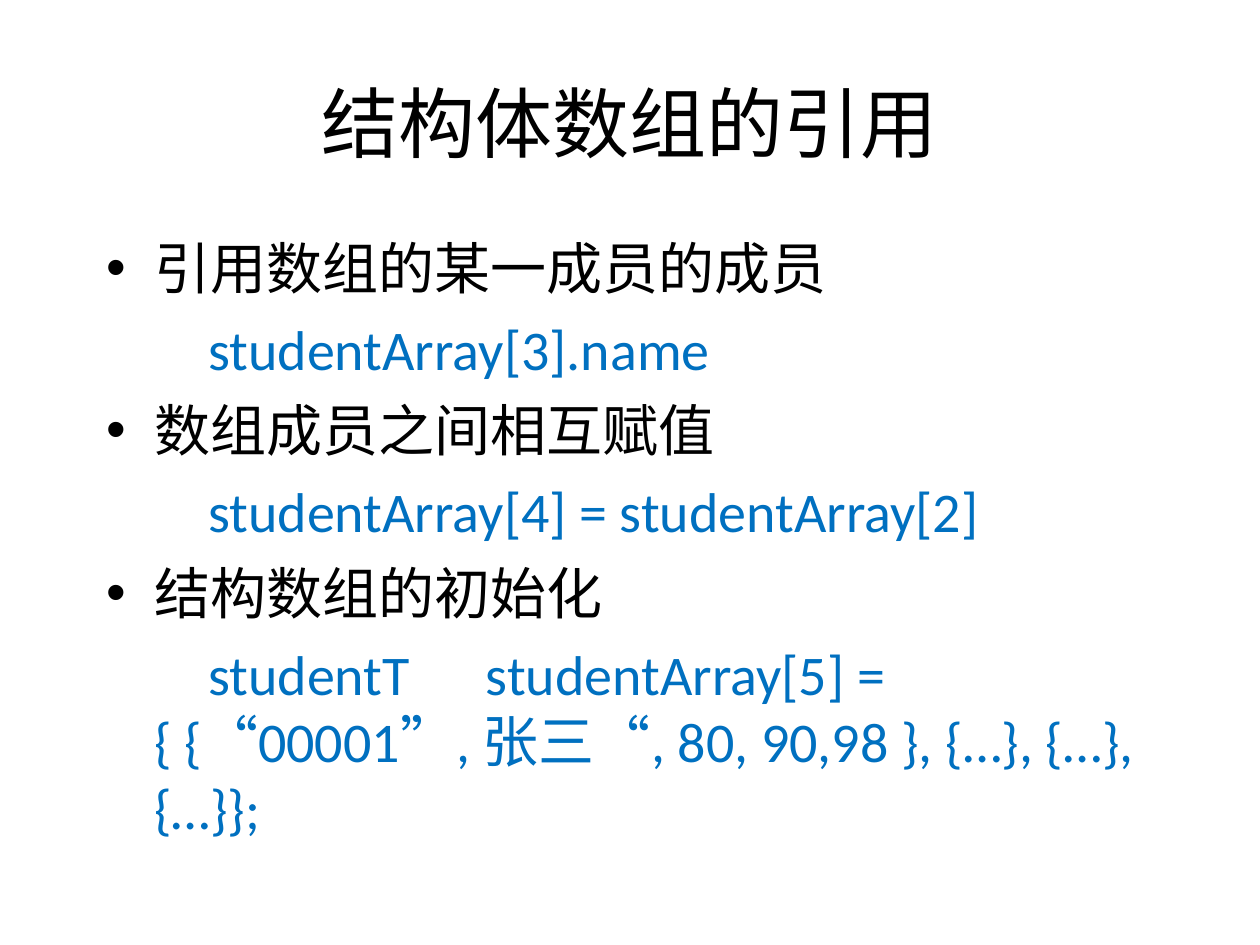
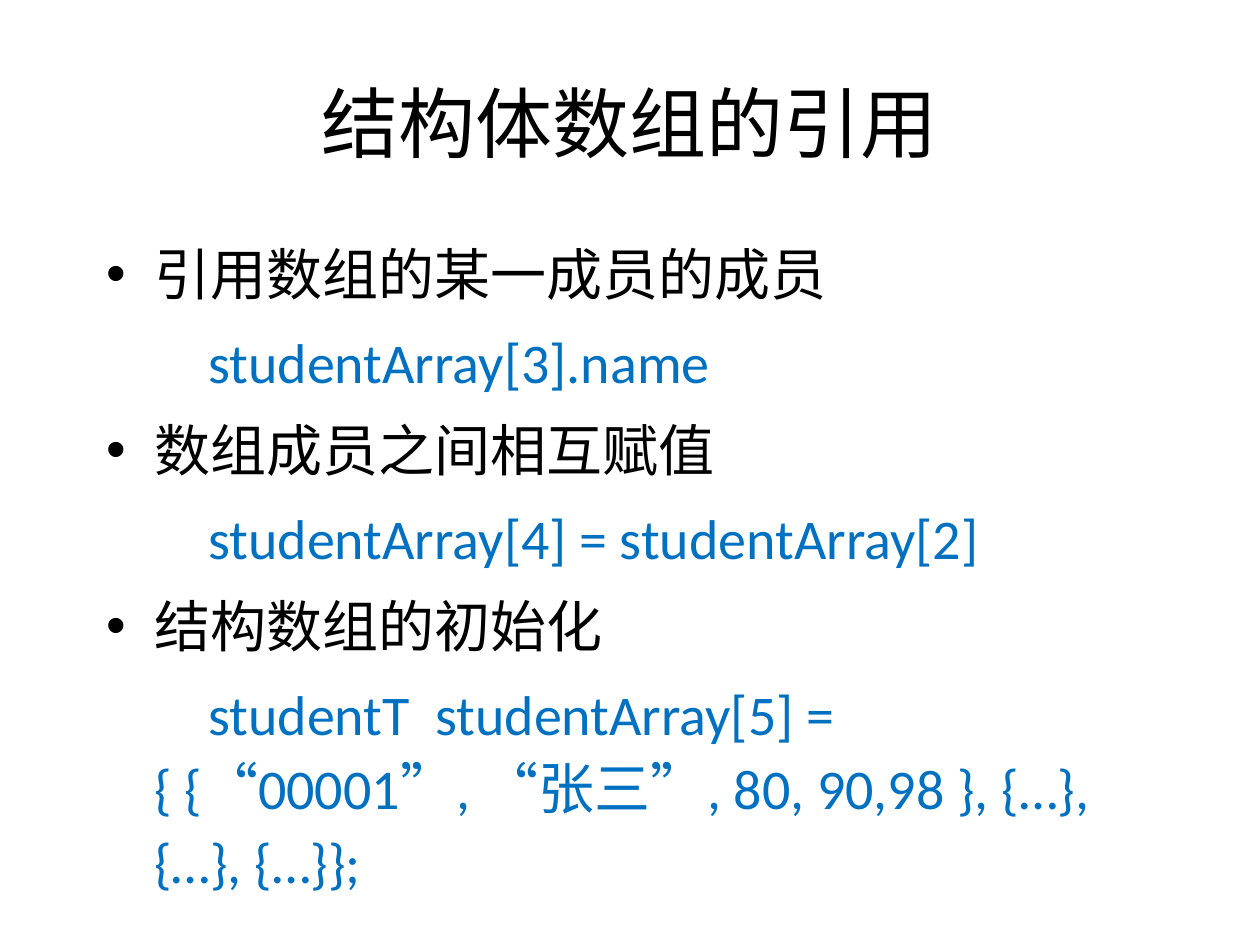
Before and after one commit to wwuhn/wwuhn.github.io, a slide deck: slide 28 of bookspcClassic/C++程序设计翁惠玉/8数据封装－结构体.ppt. Drawn at 1260x945 pixels with LibreOffice and Linux fonts; fonts in the diff are those of the drawing. Boxes give left, top, right and bottom in pixels: in the first picture for what was removed or moved away, otherwise in the second. Text is boxed around its words. In the diff, an @@ line names an element or a change of style, - is before the commit and + after.

```diff
--- a/bookspcClassic/C++程序设计翁惠玉/8数据封装－结构体.ppt
+++ b/bookspcClassic/C++程序设计翁惠玉/8数据封装－结构体.ppt
@@ text at bbox=[154, 248, 979, 652]: line spacing 1 to 1.1 @@
@@ text at bbox=[184, 694, 944, 817]: text changed @@
-studentT studentArray[5] = { {“00001”, 张三“, 80, 90,98 }, {…}, {…}, {…}};
+studentT studentArray[5] = { {“00001”, “张三”, 80, 90,98 }, {…}, {…}, {…}};
```
Also in this commit, not shown: 6 other slides changed.
